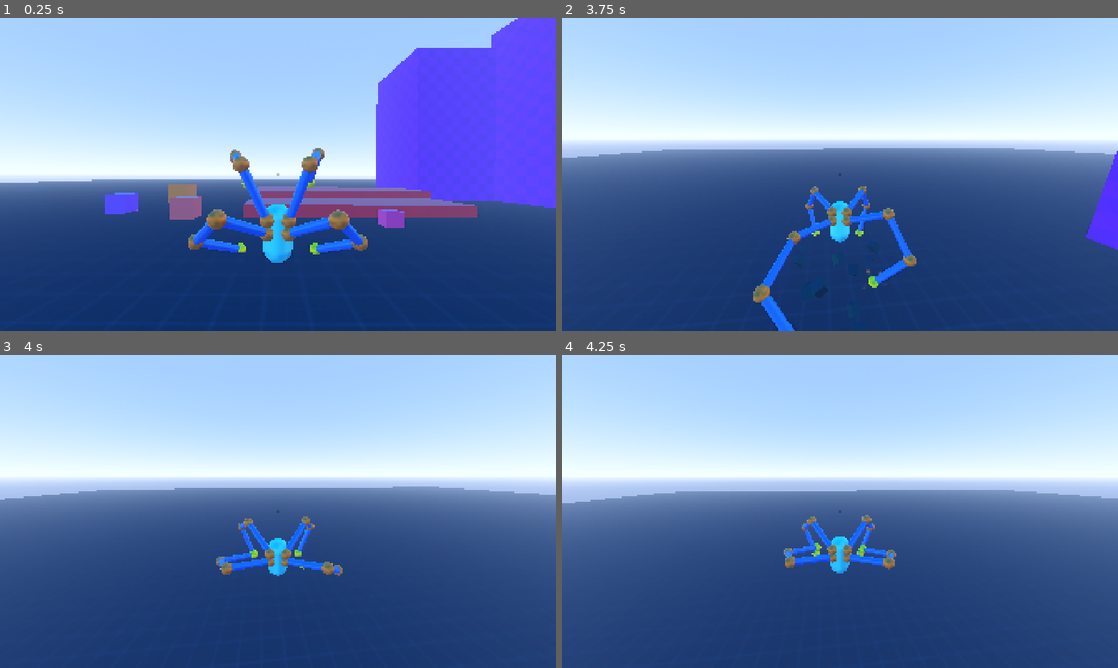
Above: before the commit, frames 1-4 (two rows, left to right).
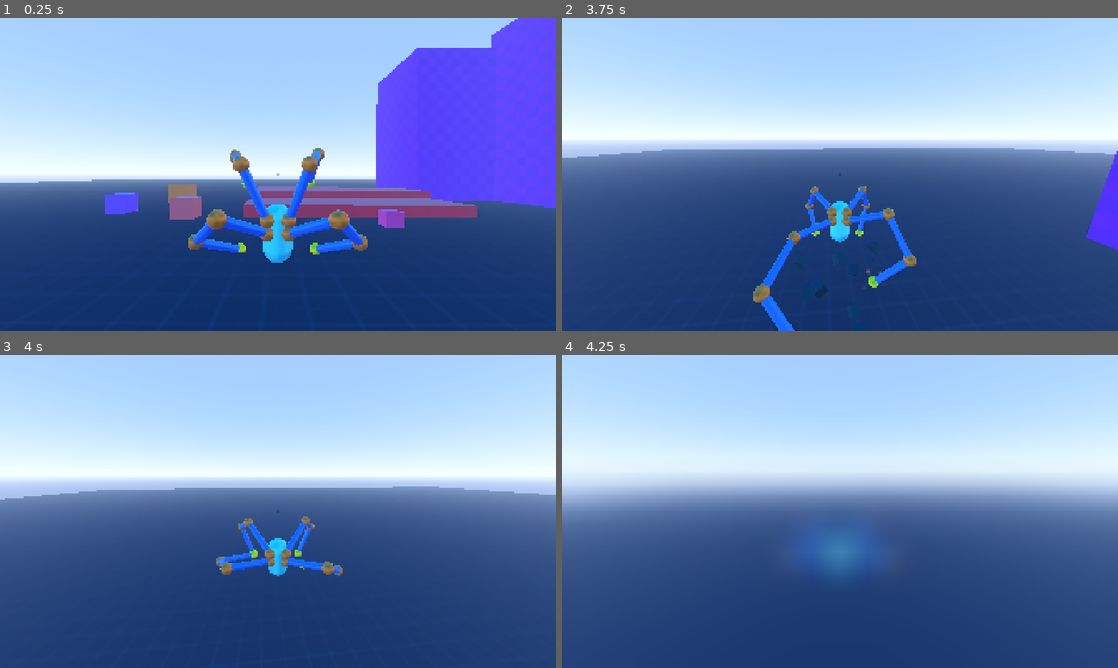
Above: after the commit, the same moments.

Repository: lliamsymonds04/doc-oc
Game: Godot game, scene res://main.tscn
The game is run twice, just before and just after one commit, with the same random seed, the same clock (stepped at 60 frames per second) and the same inputs.
Inputs (mouse positions are in pixels of both pictures, inside the frame that each line leads up to):
- Up to frame 1 (0.25 s): no input
- Up to frame 2 (3.75 s): move the mouse to (867, 174) at 0.52 s; hold Shift (sprint) 0.53-1.28 s; hold W (forward) from 0.53 s (still down); tap Space (jump) at 0.77, 1.52, 3.02 s; move the mouse to (812, 174) at 1.27 s; tap Shift (sprint) at 1.35, 2.85 s; move the mouse to (851, 168) at 2.02 s; hold Shift (sprint) 2.03-2.78 s; move the mouse to (834, 180) at 2.77 s; move the mouse to (878, 177) at 3.52 s; hold Shift (sprint) from 3.53 s (still down)
- Up to frame 3 (4 s): keep holding W (forward); keep holding Shift (sprint); tap Space (jump) at 3.77 s
- Up to frame 4 (4.25 s): keep holding W (forward); keep holding Shift (sprint); tap Escape (pause) at 4.15 s

Frames 1-3 are identical in both runs. In frame 4, 5.1% of the frame differs, in the area x 0-100%, y 37-71%.

Commit message:
feat: blur shader

Diff:
--- /dev/null
+++ b/shaders/blur.gdshader
@@ -0,0 +1,14 @@
+shader_type canvas_item;
+
+uniform float blur_amount : hint_range(-2.0, 10.0) = 3.0;
+uniform float mix_amount : hint_range(0.0, 1.0) = 0.3;
+uniform vec4 color_overlay : source_color;
+uniform sampler2D SCREEN_TEXTURE : hint_screen_texture, filter_linear_mipmap;
+
+void fragment() {
+	vec4 blurred = textureLod(SCREEN_TEXTURE, UV, blur_amount);
+	blurred.a = 1.0;
+	vec4 fin = mix(blurred, color_overlay, mix_amount);
+
+	COLOR = fin;
+}
--- a/ui/hud.tscn
+++ b/ui/hud.tscn
@@ -2,6 +2,13 @@
 
 [ext_resource type="PackedScene" uid="uid://d07l4xvcqt7ft" path="res://ui/crosshair.tscn" id="1_rbyyf"]
 [ext_resource type="Script" uid="uid://c1yy3j3seh5qc" path="res://ui/pause_menu.gd" id="2_276te"]
+[ext_resource type="Shader" uid="uid://bu60as08yka86" path="res://shaders/blur.gdshader" id="3_546lt"]
+
+[sub_resource type="ShaderMaterial" id="ShaderMaterial_m2c1y"]
+shader = ExtResource("3_546lt")
+shader_parameter/blur_amount = 3.0
+shader_parameter/mix_amount = 0.0
+shader_parameter/color_overlay = Color(0, 0, 0, 1)
 
 [node name="Hud" type="CanvasLayer" unique_id=395865671]
 
@@ -9,7 +16,21 @@
 
 [node name="Control" type="Control" parent="." unique_id=705611226]
 layout_mode = 3
-anchors_preset = 0
-offset_right = 40.0
-offset_bottom = 40.0
+anchors_preset = 15
+anchor_right = 1.0
+anchor_bottom = 1.0
+grow_horizontal = 2
+grow_vertical = 2
+size_flags_horizontal = 3
+size_flags_vertical = 3
 script = ExtResource("2_276te")
+
+[node name="ColorRect" type="ColorRect" parent="Control" unique_id=1969772998]
+material = SubResource("ShaderMaterial_m2c1y")
+layout_mode = 1
+anchors_preset = 15
+anchor_right = 1.0
+anchor_bottom = 1.0
+grow_horizontal = 2
+grow_vertical = 2
+color = Color(0.7411765, 1, 1, 1)
--- a/ui/pause_menu.gd
+++ b/ui/pause_menu.gd
@@ -5,11 +5,14 @@
 
 func _ready():
 	process_mode = Node.PROCESS_MODE_ALWAYS
+	visible = false
 
 func _unhandled_input(event: InputEvent):
 	if event.is_action_pressed("pause"):
 		is_paused = not is_paused
 		get_tree().paused = is_paused
+		visible = is_paused
+
 		if is_paused:
 			Input.mouse_mode = Input.MOUSE_MODE_VISIBLE
 		else:
Not shown, added: shaders/blur.gdshader.uid
